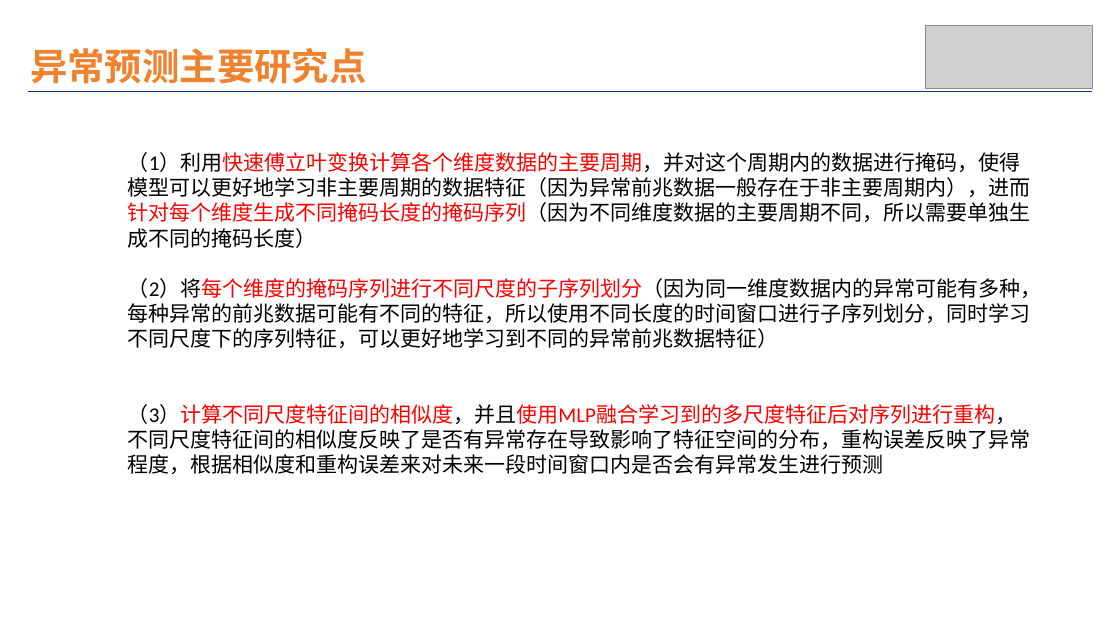
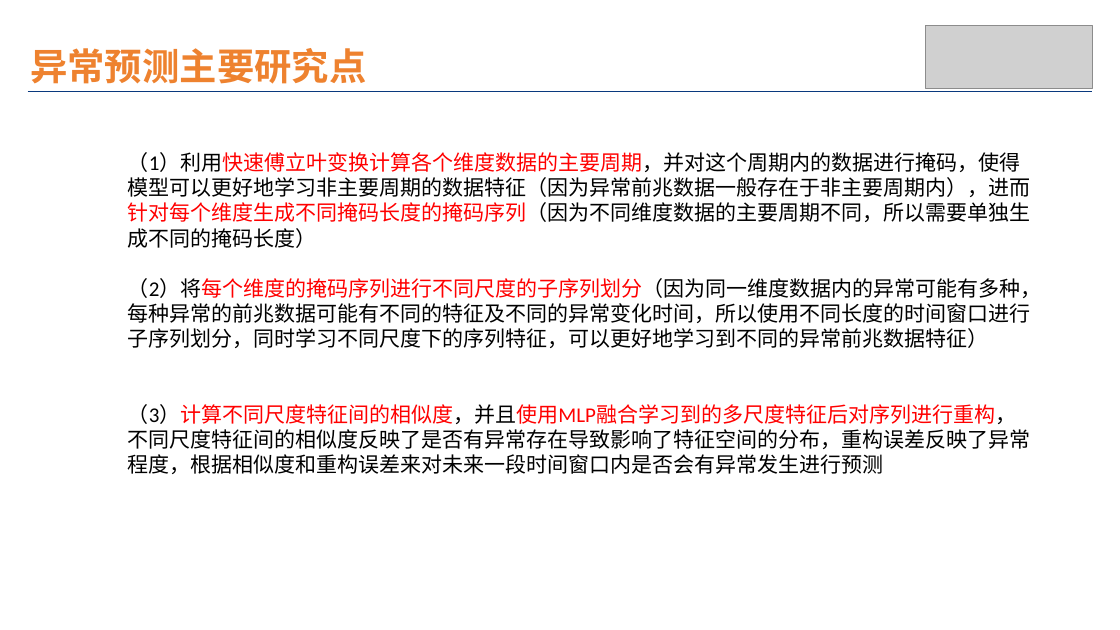
Before and after one commit to wuchenhu98/lunwen, a slide deck: slide 11 of 论文模型.pptx. Drawn at 1120x630 pixels with LibreOffice and Linux fonts; fonts in the diff are those of the drawing; grey boxes stand for pictures. Boxes give left, top, right and bottom in pixels: in the first picture for what was removed or moved away, otherwise in the second. Text is boxed around its words. In the diff, an @@ line names an element or a change of style, - is before the commit and + after.

```diff
--- a/论文模型.pptx
+++ b/论文模型.pptx
@@ text at (128,278,1042,348): text changed @@
-（2）将每个维度的掩码序列进行不同尺度的子序列划分（因为同一维度数据内的异常可能有多种，每种异常的前兆数据可能有不同的特征，所以使用不同长度的时间窗口进行子序列划分，同时学习不同尺度下的序列特征，可以更好地学习到不同的异常前兆数据特征）
+（2）将每个维度的掩码序列进行不同尺度的子序列划分（因为同一维度数据内的异常可能有多种，每种异常的前兆数据可能有不同的特征及不同的异常变化时间，所以使用不同长度的时间窗口进行子序列划分，同时学习不同尺度下的序列特征，可以更好地学习到不同的异常前兆数据特征）
```
Also in this commit, not shown: 3 other slides changed.
